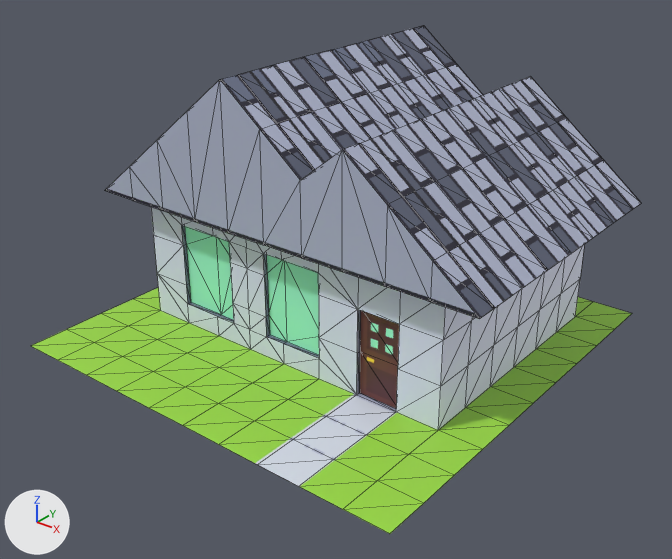
Before and after pictures for a commit that changed the glTF model res/models/neighborhood/house_small.glb.
Both versions are drawn from a 50 mm camera at (11.86, -15.01, 10.55) aimed at (0.34, -0.61, 1.62). The lights are fixed; the arrows at lower left show +X, +Y and +Z. Mesh edges are drawn as thin lines. Where no turn or scale is listed for an object, it has been applied to the vertices. Vertices at the same position are counted once.

Objects in the first picture: 'Grass', 'House', 'Roof'.
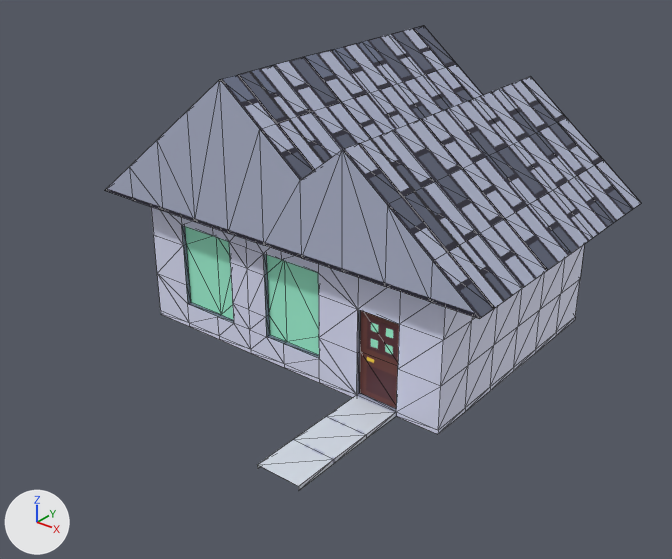
The newer file is also turned or shifted as a whole; pictures and numbers use the older file's frame.

What changed in the scene script:
```text
Change me_plane:
    used by ob_house; location = (0.0, 0.0, 0.0)
    remove me_plane.from_pydata(...)  # 152 vertices, 248 faces; spans x -4.0..4.0, y -2.0..4.0, z 0.0..3.0
    add me_plane.from_pydata(...)  # 180 vertices, 302 faces; spans x -4.0..4.0, y -2.0..4.0, z -0.1..3.0
    me_plane part 1
    28 new vertices lie (0.0, 0.0, -0.1) away from vertices in x -4.0..4.0, y -2.0..4.0, z 0.0
    54 new faces join them
Add me_plane_002_1:
    me_plane_002_1.from_pydata(...)  # 16 vertices, 18 faces; spans x 2.0..3.0, y -5.0..-2.0, z -0.1..0.0
    me_plane_002_1.materials.append(mat_house_small_material)  # picture img_house_small_texture
Remove ob_grass:
    ob_grass = bpy.data.objects.new('Grass', me_plane_002)
    ob_grass.location = (0.0, 0.0, 0.0)
Add ob_walkway:
    ob_walkway = bpy.data.objects.new('Walkway', me_plane_002_1)
    ob_walkway.location = (0.0, 0.0, 0.0)
```

Changed parts and their boxes (x1, y1, x2, y2) in the pictures (672 x 559 px):
'Grass', deleted (green): before (31, 288, 632, 534)
'House', reshaped: before (151, 207, 584, 430); after (151, 207, 584, 434)
'Walkway', added: after (257, 395, 396, 490)
part 1 of me_plane, added: after (161, 311, 575, 434)
